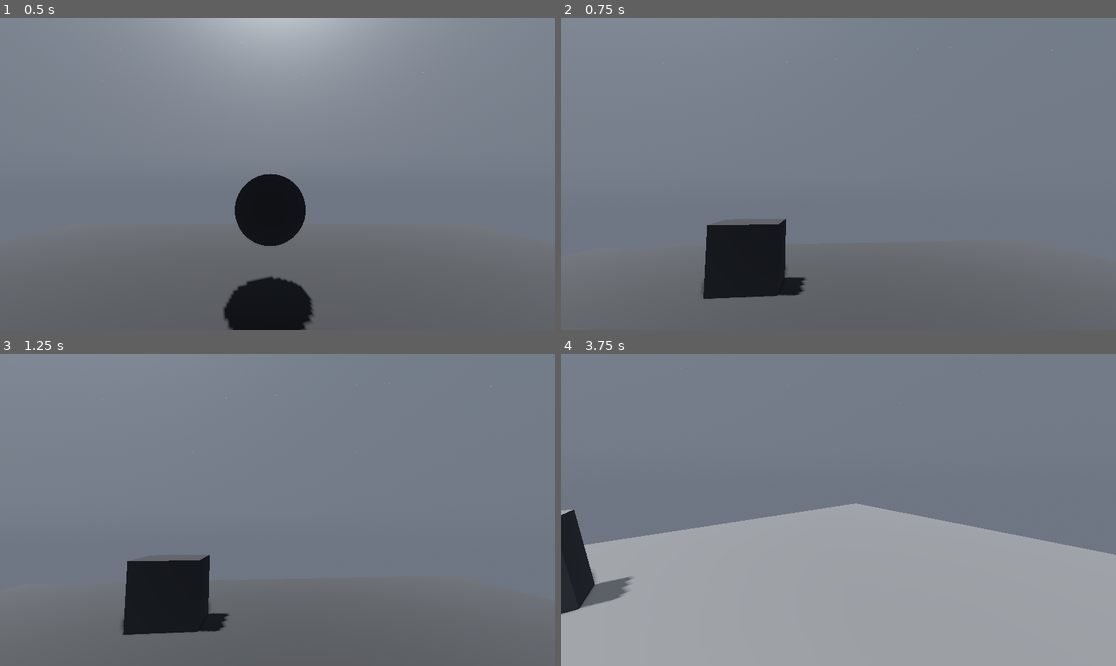
Above: before the commit, frames 1-4 (two rows, left to right).
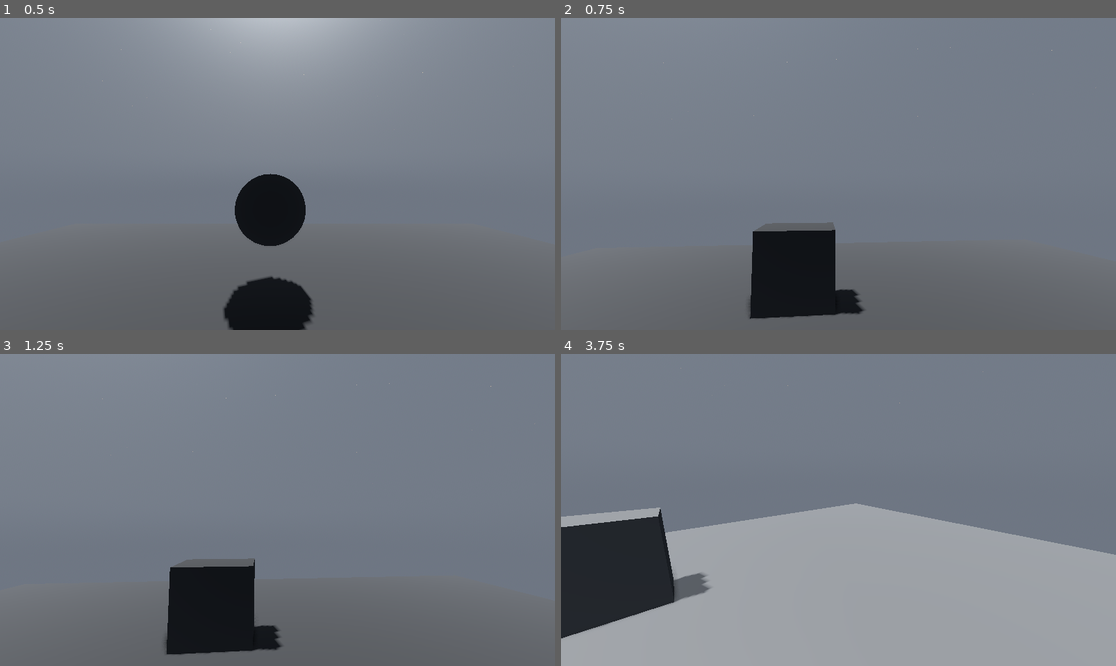
Above: after the commit, the same moments.

Repository: felixjacknife3-hash/SorterMorders
Game: Godot game, scene res://Main.tscn
Two runs of this game, one before a commit and one after it. Both use one fixed random seed, a clock stepped at 60 frames per second and the inputs below.
Inputs (mouse positions are in pixels of both pictures, inside the frame that each line leads up to):
- Up to frame 1 (0.5 s): no input
- Up to frame 2 (0.75 s): move the mouse to (866, 174) at 0.52 s; tap A (A) at 0.6 s
- Up to frame 3 (1.25 s): tap Space (Jump) at 0.77 s; tap D (D) at 0.8 s
- Up to frame 4 (3.75 s): move the mouse to (810, 510) at 1.27 s; tap D (D) at 1.35 s; tap Space (Jump) at 1.52, 3.02 s; tap E (Drag) at 1.55 s; move the mouse to (849, 503) at 2.02 s; hold E (Drag) 2.03-2.78 s; tap S (S) at 2.3, 2.85 s; tap Enter at 2.75 s; move the mouse to (832, 516) at 2.77 s; tap A (A) at 3.05, 3.6 s; move the mouse to (877, 513) at 3.52 s

Frame 1 is identical in both runs. In frame 2, 5.6% of the frame differs, in the area x 25-55%, y 64-97%; in frame 3, 5.3%; in frame 4, 6.0%, in the area x 0-28%, y 49-92%.

Commit message:
Built Drag System

Diff:
--- a/DragBox.tscn
+++ b/DragBox.tscn
@@ -9,6 +9,9 @@
 size = Vector3(0.6, 1, 1)
 
 [node name="DraggableObject" type="RigidBody3D" unique_id=141783747]
+freeze_mode = 1
+linear_damp = 1.0
+angular_damp = 1.0
 script = ExtResource("1_txr1q")
 
 [node name="CollisionShape3D" type="CollisionShape3D" parent="." unique_id=295390818]
--- a/Draggable.gd
+++ b/Draggable.gd
@@ -1,12 +1,8 @@
 extends RigidBody3D
 class_name DraggableObject
 
-
-# Called when the node enters the scene tree for the first time.
-func _ready() -> void:
-	pass # Replace with function body.
-
-
-# Called every frame. 'delta' is the elapsed time since the previous frame.
-func _process(delta: float) -> void:
-	pass
+func _getMeshData() -> MeshInstance3D:
+	for child in get_children():
+		if not child is MeshInstance3D: break
+		return child
+	return null
--- /dev/null
+++ b/Dragger.gd
@@ -0,0 +1,20 @@
+extends ShapeCast3D
+class_name dragRay
+
+@export var player: Player
+
+signal dragging(dragObject: DraggableObject)
+
+func _process(delta: float) -> void:
+
+	if Input.is_action_pressed("Drag"):
+		interact()
+	else:
+		shape = player.shapeUnHeld
+
+func interact():
+	for i in get_collision_count():
+		var rayResult = get_collider(i)
+		print("Testing For Ray Collision")
+		if rayResult is DraggableObject:
+			dragging.emit(rayResult)
--- a/Main.tscn
+++ b/Main.tscn
@@ -136,4 +136,4 @@
 surface_material_override/0 = SubResource("StandardMaterial3D_uu6xs")
 
 [node name="DraggableObject" parent="." unique_id=141783747 instance=ExtResource("3_r0du0")]
-transform = Transform3D(1, 0, 0, 0, 1, 0, 0, 0, 1, 3.5, 0.5, -1.3000001)
+transform = Transform3D(1, 0, 0, 0, 1, 0, 0, 0, 1, 3, 0.5, -0.5)
--- a/Player.tscn
+++ b/Player.tscn
@@ -1,10 +1,19 @@
 [gd_scene format=3 uid="uid://dxo43j4m0kq68"]
 
 [ext_resource type="Script" uid="uid://cuhebgvknjeur" path="res://PlayerController.gd" id="1_xhfnw"]
+[ext_resource type="Script" uid="uid://b5xubk2yelrht" path="res://Dragger.gd" id="2_kpjcp"]
+
+[sub_resource type="SphereShape3D" id="SphereShape3D_kne1u"]
+radius = 1.4
+
+[sub_resource type="SphereShape3D" id="SphereShape3D_e80uo"]
+radius = 0.4
 
 [sub_resource type="CapsuleShape3D" id="CapsuleShape3D_xhfnw"]
 
-[sub_resource type="CapsuleMesh" id="CapsuleMesh_kpjcp"]
+[sub_resource type="CapsuleMesh" id="CapsuleMesh_xhfnw"]
+radial_segments = 12
+rings = 4
 
 [sub_resource type="StandardMaterial3D" id="StandardMaterial3D_xhfnw"]
 diffuse_mode = 3
@@ -16,18 +25,21 @@
 material = SubResource("StandardMaterial3D_xhfnw")
 size = Vector3(1, 0.5, 0.6)
 
-[sub_resource type="SphereShape3D" id="SphereShape3D_xhfnw"]
+[sub_resource type="SphereShape3D" id="SphereShape3D_kpjcp"]
 radius = 0.4
 
-[node name="Player" type="CharacterBody3D" unique_id=1751044688 node_paths=PackedStringArray("head", "light", "shapeCast", "dragTo")]
+[node name="Player" type="CharacterBody3D" unique_id=1751044688 node_paths=PackedStringArray("head", "light", "ray", "dragTo")]
 script = ExtResource("1_xhfnw")
 sprintSpeed = 7.0
 baseSpeed = 4.0
 sens = 1.5
+strength = 400.0
 head = NodePath("Head")
 light = NodePath("Head/Light")
-shapeCast = NodePath("Head/DragDetector")
+ray = NodePath("Head/DragDetector")
 dragTo = NodePath("Head/DragAt")
+shapeHeld = SubResource("SphereShape3D_kne1u")
+shapeUnHeld = SubResource("SphereShape3D_e80uo")
 
 [node name="CollisionShape3D" type="CollisionShape3D" parent="." unique_id=607986907]
 transform = Transform3D(1, 0, 0, 0, 1, 0, 0, 0, 1, 0, 1, 0)
@@ -35,7 +47,7 @@
 
 [node name="MeshInstance3D" type="MeshInstance3D" parent="." unique_id=888354271]
 transform = Transform3D(1, 0, 0, 0, 1, 0, 0, 0, 1, 0, 1, 0)
-mesh = SubResource("CapsuleMesh_kpjcp")
+mesh = SubResource("CapsuleMesh_xhfnw")
 
 [node name="Head" type="Node3D" parent="." unique_id=800694193]
 transform = Transform3D(1, 0, 0, 0, 1, 0, 0, 0, 1, 0, 1.5, 0)
@@ -51,9 +63,13 @@
 spot_range = 20.0
 spot_angle = 20.0
 
-[node name="DragDetector" type="ShapeCast3D" parent="Head" unique_id=696554777]
-shape = SubResource("SphereShape3D_xhfnw")
+[node name="DragDetector" type="ShapeCast3D" parent="Head" unique_id=1724953027 node_paths=PackedStringArray("player")]
+shape = SubResource("SphereShape3D_kpjcp")
 target_position = Vector3(0, 0, -4)
+script = ExtResource("2_kpjcp")
+player = NodePath("../..")
 
 [node name="DragAt" type="Marker3D" parent="Head" unique_id=190992176]
-transform = Transform3D(1, 0, 0, 0, 1, 0, 0, 0, 1, 0, 0, -2)
+transform = Transform3D(1, 0, 0, 0, 1, 0, 0, 0, 1, 0, 0, -2.5)
+
+[connection signal="dragging" from="Head/DragDetector" to="." method="drag"]
--- a/PlayerController.gd
+++ b/PlayerController.gd
@@ -12,15 +12,21 @@
 @export var sens: float = 1.6
 @export var minXRot: float = -70
 @export var maxXRot: float = 80
+@export_subgroup("Drag")
+@export var strength := 200.0
+@export var damping := 3.0
+@export_group("Bools")
 @export_group("Nodes")
-@export_subgroup("3D")
+@export_subgroup("Misc 3D")
 @export var head: Node3D
 @export var environment: TimedEnvironment
-@export_subgroup("Light")
 @export var light: SpotLight3D
 @export_subgroup("Drag")
-@export var shapeCast: ShapeCast3D
+@export var ray: dragRay
 @export var dragTo: Marker3D
+@export_group("Resources")
+@export var shapeHeld: Shape3D
+@export var shapeUnHeld: Shape3D
 
 var speed: float = 3
 var jumps = 0
@@ -30,23 +36,22 @@
 func _ready() -> void:
 	Input.mouse_mode = Input.MOUSE_MODE_CAPTURED
 
-func _input(event: InputEvent) -> void:
-	#Head Movement Code
+func _input(event):
 	if event is InputEventMouseMotion and captured:
 		head.rotate_x(deg_to_rad(-event.relative.y * sens))
 		rotate_y(deg_to_rad(-event.relative.x * sens))
 		head.rotation_degrees.x = clamp(head.rotation_degrees.x, minXRot, maxXRot)
 
+func drag(collider: DraggableObject) -> void:
+	ray.shape = shapeHeld
+	var target := dragTo.global_position
+	var diff := target - collider.global_position
+
+	collider.apply_central_force(diff * strength)
+	collider.linear_velocity *= (1.0 - damping * get_physics_process_delta_time())
+
 func _physics_process(delta: float) -> void:
 	light.visible = not environment.day
-
-	for i in shapeCast.get_collision_count():
-		var collider = shapeCast.get_collider(i)
-		if collider is DraggableObject:
-			if Input.is_action_pressed("Drag"):
-				collider.global_position = dragTo.global_position
-			elif Input.is_action_just_released("Drag"):
-				applyPostDropVelocity(collider, 6, 1.5)
 
 	#Pause Region
 	#region
@@ -96,8 +101,3 @@
 	#endregion
 
 	move_and_slide()
-
-func applyPostDropVelocity(collider: DraggableObject, reapplyAmount: int, multi: float):
-	for i in range(reapplyAmount):
-		collider.linear_velocity = (collider.global_position - dragTo.global_position) * multi
-		await get_tree().create_timer(0.08).timeout
--- a/project.godot
+++ b/project.godot
@@ -14,6 +14,14 @@
 run/main_scene="uid://d1nop2wgd6s5k"
 config/features=PackedStringArray("4.6", "Forward Plus")
 config/icon="res://icon.svg"
+
+[autoload]
+
+DragAndDropGroupHelper="*uid://dxgicaxx6dqcl"
+
+[editor_plugins]
+
+enabled=PackedStringArray("res://addons/DragAndDrop3D/plugin.cfg")
 
 [input]
 
Not shown, added: Dragger.gd.uid
